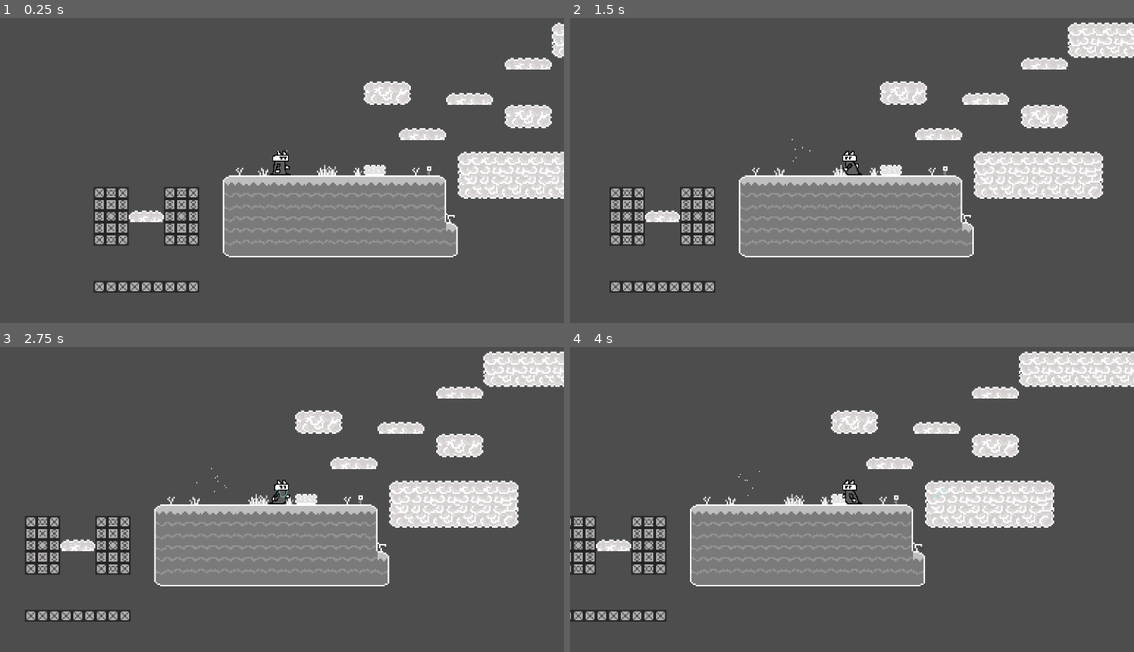
Above: before the commit, frames 1-4 (two rows, left to right).
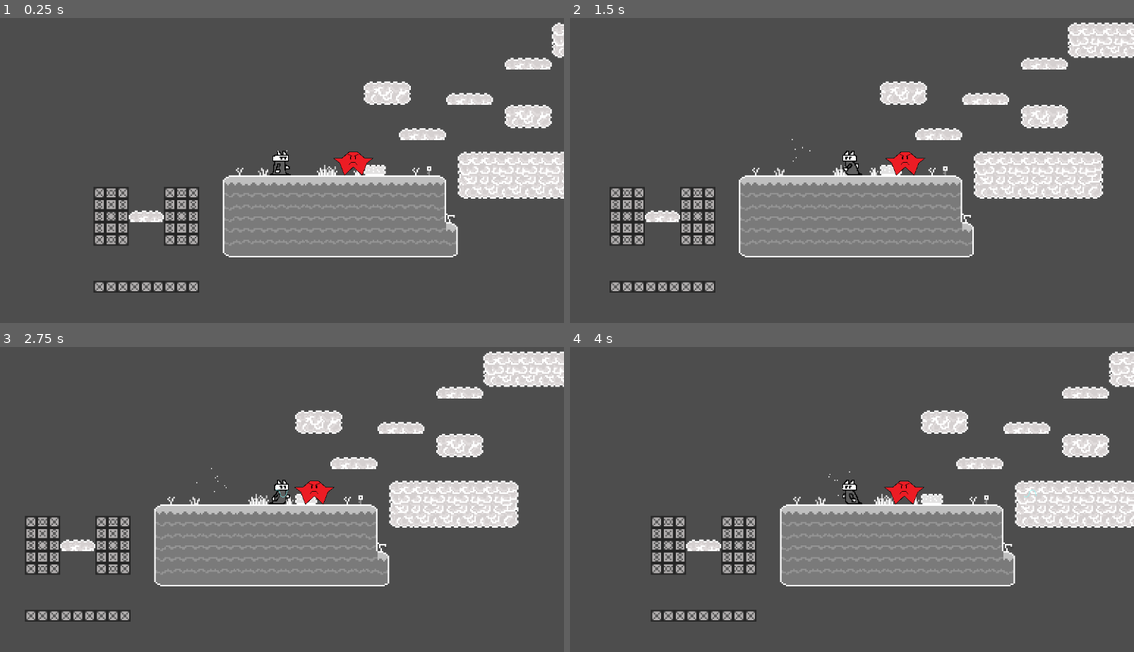
Above: after the commit, the same moments.

Repository: MidnightWolfe/Github-Game-Jam-2024
Game: Godot game, scene res://node_2d.tscn
Same seed, same stepped clock (60 frames per second), same inputs: the game is played once before the commit and once after it.
Inputs:
- Up to frame 1 (0.25 s): no input
- Up to frame 2 (1.5 s): tap Enter (enter) at 0.5 s; hold D (right) 0.53-1.28 s; tap 1 (1) at 0.6 s; tap 2 (2) at 0.8, 1.35 s; hold A (left) from 1.28 s (still down)
- Up to frame 3 (2.75 s): tap 3 (3) at 1.55, 2.1 s; release A (left) at 2.03 s; hold D (right) from 2.03 s (still down); tap Enter (enter) at 2.3 s
- Up to frame 4 (4 s): tap Enter (enter) at 2.85 s; tap 1 (1) at 3.05, 3.6 s; release D (right) at 3.53 s; hold A (left) from 3.53 s (still down); tap 2 (2) at 3.8 s

The runs differ from the first frame. In frame 1, 0.3% of the frame differs, in the area x 59-67%, y 43-52%; in frame 2, 0.3%; in frame 3, 0.3%; in frame 4, 23%, in the area x 0-100%, y 1-91%.

Commit message:
Updated code to what it was in previous branch

Diff:
--- /dev/null
+++ b/gamejam/enemy.gd
@@ -0,0 +1,18 @@
+extends CharacterBody2D
+
+var speed = 50
+var gravity = 10
+var player_chase = false
+var player = null
+
+func _ready() -> void:
+	$Enemy_Animation.play("enemy")
+
+# Functions to have the enemy chase the player - may not be needed
+func _on_detection_area_body_entered(body: Node2D) -> void:
+	player = body
+	player_chase = true ## bad guy chase player in the "chase zone"
+
+func _on_detection_area_body_exited(body: Node2D) -> void:
+	player = null
+	player_chase = false ## bad guy stop chasing player - player our of "chase zone"
--- a/gamejam/node_2d.tscn
+++ b/gamejam/node_2d.tscn
@@ -1,10 +1,11 @@
-[gd_scene load_steps=12 format=4 uid="uid://bhnlrrkm28bx1"]
+[gd_scene load_steps=16 format=4 uid="uid://bhnlrrkm28bx1"]
 
 [ext_resource type="Texture2D" uid="uid://dnrsmegk57si6" path="res://Sprites/GreyGrass.png" id="1_403di"]
 [ext_resource type="Texture2D" uid="uid://bmgoe3ubfveyy" path="res://Sprites/GreyCloud.png" id="2_fuukr"]
 [ext_resource type="Texture2D" uid="uid://y78pd8kdo1tj" path="res://Sprites/GreyBlocks.png" id="3_eyjap"]
 [ext_resource type="Texture2D" uid="uid://6tjl30r7ycoi" path="res://Sprites/GreyBGPlants.png" id="4_k5o81"]
 [ext_resource type="PackedScene" uid="uid://bmebq4x1bgoi4" path="res://player.tscn" id="5_oddco"]
+[ext_resource type="PackedScene" uid="uid://bm76in6mxgs34" path="res://red_enemy.tscn" id="6_gypb1"]
 
 [sub_resource type="TileSetAtlasSource" id="TileSetAtlasSource_nqiri"]
 resource_name = "Grey Grass"
@@ -162,6 +163,44 @@
 scale_min = 2.0
 scale_max = 2.0
 
+[sub_resource type="Animation" id="Animation_l1a4p"]
+resource_name = "enemy"
+length = 4.0
+loop_mode = 1
+tracks/0/type = "value"
+tracks/0/imported = false
+tracks/0/enabled = true
+tracks/0/path = NodePath(".:position")
+tracks/0/interp = 1
+tracks/0/loop_wrap = true
+tracks/0/keys = {
+"times": PackedFloat32Array(0, 2, 4),
+"transitions": PackedFloat32Array(1, 1, 1),
+"update": 0,
+"values": [Vector2(133, 24), Vector2(250, 24), Vector2(133, 24)]
+}
+
+[sub_resource type="Animation" id="Animation_c3jmx"]
+length = 0.001
+tracks/0/type = "value"
+tracks/0/imported = false
+tracks/0/enabled = true
+tracks/0/path = NodePath(".:position")
+tracks/0/interp = 1
+tracks/0/loop_wrap = true
+tracks/0/keys = {
+"times": PackedFloat32Array(0),
+"transitions": PackedFloat32Array(1),
+"update": 0,
+"values": [Vector2(133, 24)]
+}
+
+[sub_resource type="AnimationLibrary" id="AnimationLibrary_imlir"]
+_data = {
+"RESET": SubResource("Animation_c3jmx"),
+"enemy": SubResource("Animation_l1a4p")
+}
+
 [node name="Node2D" type="Node2D"]
 
 [node name="TileMapLayer" type="TileMapLayer" parent="."]
@@ -181,3 +220,11 @@
 
 [node name="SpellParticles" type="GPUParticles2D" parent="."]
 process_material = SubResource("ParticleProcessMaterial_jtdni")
+
+[node name="Enemy" parent="." instance=ExtResource("6_gypb1")]
+position = Vector2(133, 24)
+
+[node name="Enemy_Animation" type="AnimationPlayer" parent="Enemy"]
+libraries = {
+"": SubResource("AnimationLibrary_imlir")
+}
--- /dev/null
+++ b/gamejam/red_enemy.tscn
@@ -0,0 +1,32 @@
+[gd_scene load_steps=5 format=3 uid="uid://bm76in6mxgs34"]
+
+[ext_resource type="Texture2D" uid="uid://ilv5y37tq1bc" path="res://Sprites/red_bad_guy_demo1.png" id="1_34bgd"]
+[ext_resource type="Script" path="res://enemy.gd" id="1_ddthi"]
+
+[sub_resource type="RectangleShape2D" id="RectangleShape2D_xfbcd"]
+size = Vector2(145, 48)
+
+[sub_resource type="RectangleShape2D" id="RectangleShape2D_8aop0"]
+size = Vector2(38, 1)
+
+[node name="Enemy" type="CharacterBody2D"]
+script = ExtResource("1_ddthi")
+
+[node name="Bad_Guy_Sprite" type="Sprite2D" parent="."]
+scale = Vector2(0.1, 0.1)
+texture = ExtResource("1_34bgd")
+
+[node name="Detection_Area" type="Area2D" parent="."]
+collision_layer = 3
+collision_mask = 3
+
+[node name="Decetion_Collision_Area" type="CollisionShape2D" parent="Detection_Area"]
+position = Vector2(0.5, 0)
+shape = SubResource("RectangleShape2D_xfbcd")
+
+[node name="Stage_Dectection_Area" type="CollisionShape2D" parent="."]
+position = Vector2(0, 23.5)
+shape = SubResource("RectangleShape2D_8aop0")
+
+[connection signal="body_entered" from="Detection_Area" to="." method="_on_detection_area_body_entered"]
+[connection signal="body_exited" from="Detection_Area" to="." method="_on_detection_area_body_exited"]
Binary file added: gamejam/Sprites/red_bad_guy_demo1.png
Not shown, added: gamejam/Sprites/red_bad_guy_demo1.png.import
